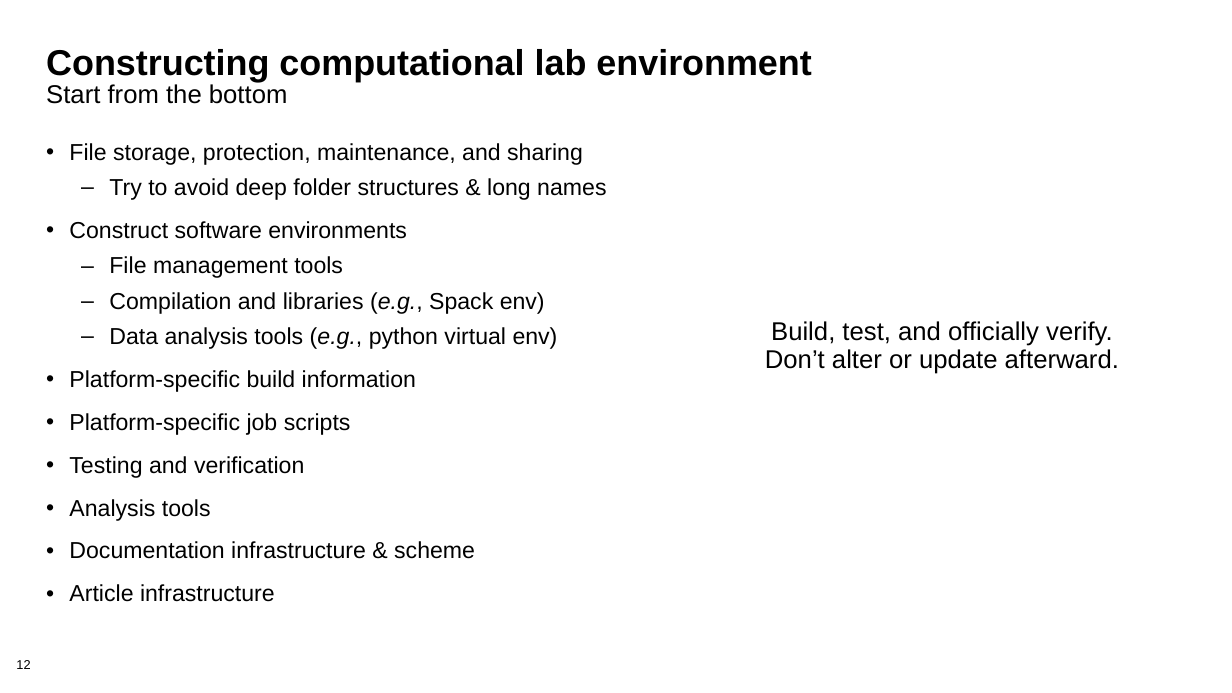
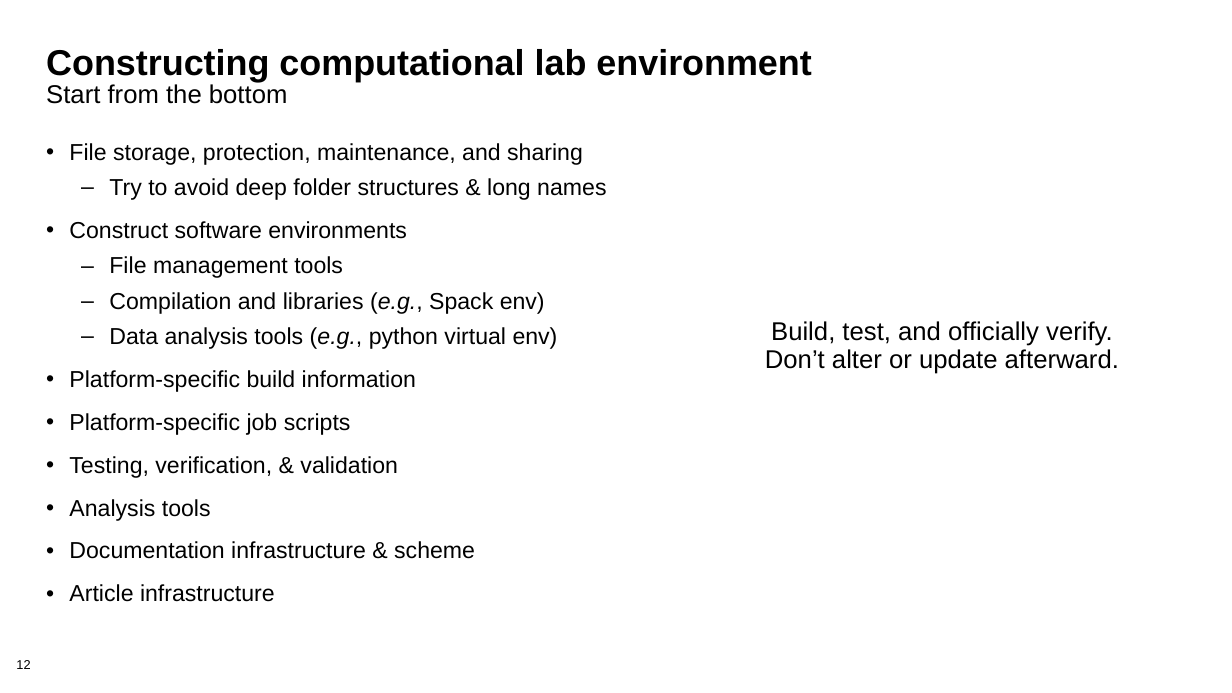
Before and after one commit to bssw-tutorial/presentations, a slide deck: slide 12 of computational-expts.pptx. Drawn at 1232x693 pixels with LibreOffice and Linux fonts; fonts in the diff are those of the drawing; background and template pictures are left out. Boxes give left, top, right and bottom in pixels: in the first picture for what was removed or moved away, otherwise in the second. Text is boxed around its words. In the diff, an @@ line names an element or a change of style, - is before the commit and + after.

```diff
--- a/computational-expts.pptx
+++ b/computational-expts.pptx
@@ text at [69,456,398,478]: text changed @@
-• Testing and verification
+• Testing, verification, & validation
```
Also in this commit, not shown: 1 other slide changed.
